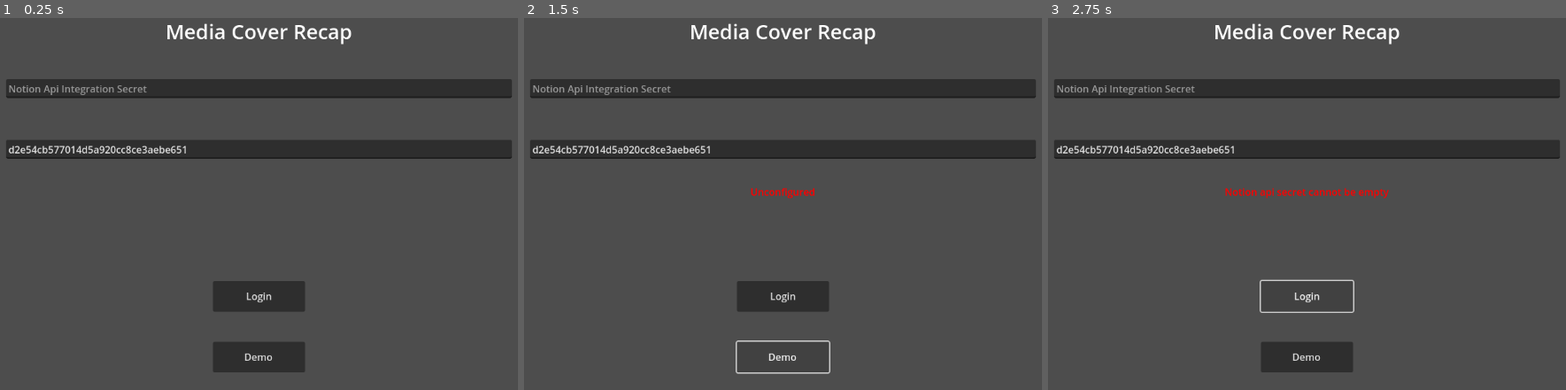
Above: before the commit, frames 1-3 (left to right).
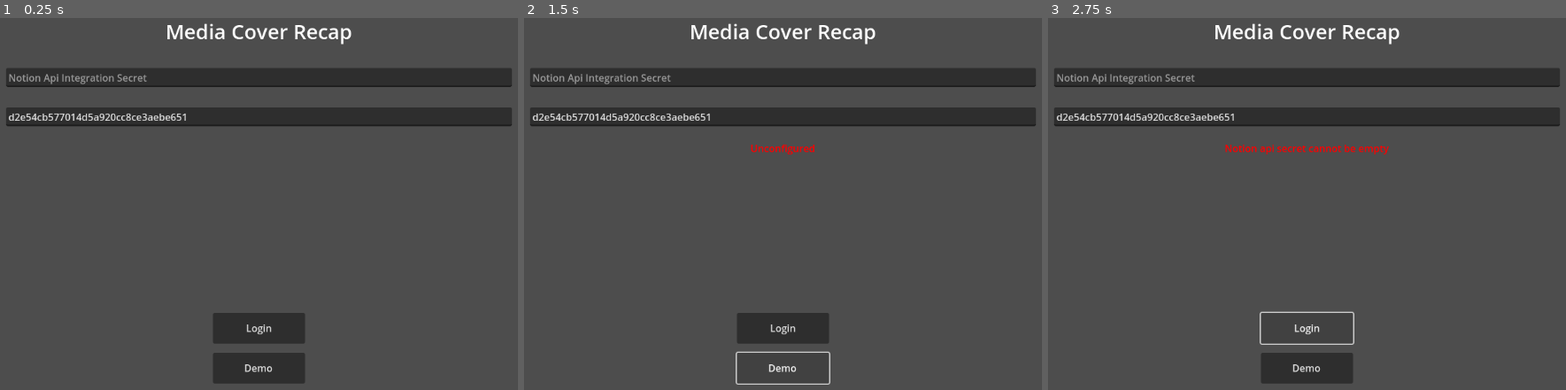
Above: after the commit, the same moments.

Repository: christt105/MediaCoverRecap
Game: Godot game, scene res://Login/LoginScreen.tscn
Two runs of this game, one before a commit and one after it. Both use one fixed random seed, a clock stepped at 60 frames per second and the inputs below.
Inputs:
- Up to frame 1 (0.25 s): no input
- Up to frame 2 (1.5 s): click "Login" at 0.5 s; click "Demo" at 1.25 s
- Up to frame 3 (2.75 s): click "Login" at 2 s

The runs differ from the first frame. In frame 1, 19% of the frame differs, in the area x 1-99%, y 13-99%; in frame 2, 18%; in frame 3, 17%.

Commit message:
Display info text

Diff:
--- a/MediaCoverRecap/Login/FixPasteWeb.gd
+++ b/MediaCoverRecap/Login/FixPasteWeb.gd
@@ -1,4 +1,8 @@
 extends Node
+
+# Web Exports have problems with Paste from Clipboard
+# This is a workaround from https://github.com/godotengine/godot/issues/83752
+# Other related issues https://github.com/godotengine/godot/issues/81252 and https://github.com/Praytic/youtd2/issues/418
 
 func _ready() -> void:
 	JavaScriptBridge.eval('
@@ -14,7 +18,7 @@
 	window.imgtext = clipboardContent;
   } catch (error) {
 	console.error(error.message);
-	window.imgtext = "invalidimage";
+	window.imgtext = "";
   }
 };
 ')
--- a/MediaCoverRecap/Login/LoginScreen.gd
+++ b/MediaCoverRecap/Login/LoginScreen.gd
@@ -9,6 +9,7 @@
 @export var notion_api_secret_line_edit:LineEdit
 @export var notion_media_database_id_line_edit:LineEdit
 @export var error_label:Label
+@export var info_label:Label
 @export var login_button:Button
 @onready var login_sample_button: Button = $VBoxContainer/LoginSampleButton
 
@@ -57,6 +58,10 @@
 	var notion := NotionController.new(notion_api_secret_line_edit.text)
 	get_tree().root.add_child(notion)
 
+	write_info("Logging in...")
+
+	await get_tree().process_frame
+
 	var database := await notion.get_database(database_id)
 	if database == null:
 		return
@@ -85,7 +90,13 @@
 
 func write_error(text:String) -> void:
 	push_error(text)
+	info_label.text = ""
 	error_label.text = text
+
+
+func write_info(text:String) -> void:
+	error_label.text = ""
+	info_label.text = text
 
 
 func login_done(notion:NotionController, notion_database:NotionDatabase) -> void:
--- a/MediaCoverRecap/Login/LoginScreen.tscn
+++ b/MediaCoverRecap/Login/LoginScreen.tscn
@@ -3,7 +3,7 @@
 [ext_resource type="Script" path="res://Login/LoginScreen.gd" id="1_dhoeq"]
 [ext_resource type="Script" path="res://Login/FixPasteWeb.gd" id="2_kynpw"]
 
-[node name="LoginScreen" type="Control" node_paths=PackedStringArray("notion_api_secret_line_edit", "notion_media_database_id_line_edit", "error_label", "login_button")]
+[node name="LoginScreen" type="Control" node_paths=PackedStringArray("notion_api_secret_line_edit", "notion_media_database_id_line_edit", "error_label", "info_label", "login_button")]
 layout_mode = 3
 anchors_preset = 15
 anchor_right = 1.0
@@ -14,6 +14,7 @@
 notion_api_secret_line_edit = NodePath("VBoxContainer/NotionApiSecretLineEdit")
 notion_media_database_id_line_edit = NodePath("VBoxContainer/NotionMediaDatabaseLineEdit")
 error_label = NodePath("VBoxContainer/ErrorLabel")
+info_label = NodePath("VBoxContainer/InfoLabel")
 login_button = NodePath("VBoxContainer/LoginButton")
 
 [node name="TitleLabel" type="Label" parent="."]
@@ -57,6 +58,13 @@
 horizontal_alignment = 1
 autowrap_mode = 3
 
+[node name="InfoLabel" type="Label" parent="VBoxContainer"]
+custom_minimum_size = Vector2(0, 125)
+layout_mode = 2
+size_flags_vertical = 6
+horizontal_alignment = 1
+autowrap_mode = 3
+
 [node name="LoginButton" type="Button" parent="VBoxContainer"]
 custom_minimum_size = Vector2(150, 50)
 layout_mode = 2
--- a/MediaCoverRecap/MediaCoverRecap/MediaCoverRecap.gd
+++ b/MediaCoverRecap/MediaCoverRecap/MediaCoverRecap.gd
@@ -15,6 +15,7 @@
 
 var downloaded_covers:int
 var total_covers:int
+var loading_images:bool = false
 
 
 func _ready() -> void:
@@ -56,6 +57,14 @@
 
 
 func _load_images(data:Database.Data) -> void:
+	if loading_images:
+		return
+
+	loading_images = true
+	_set_info_text("Downloading Media...")
+
+	await get_tree().process_frame
+
 	_notion.get_media(_database["id"], NotionBody.create_body(
 		{
 			"and": [
@@ -129,6 +138,11 @@
 	downloaded_covers += 1
 	_set_info_text("Downloading %d/%d covers..." % [downloaded_covers, total_covers])
 
+	if total_covers == downloaded_covers:
+		loading_images = false
+		_set_info_text("")
+
+
 
 func _save_image(image:Image, media_name:String) -> void:
 	const DIRECTORY := "res://Tests/Images/"
